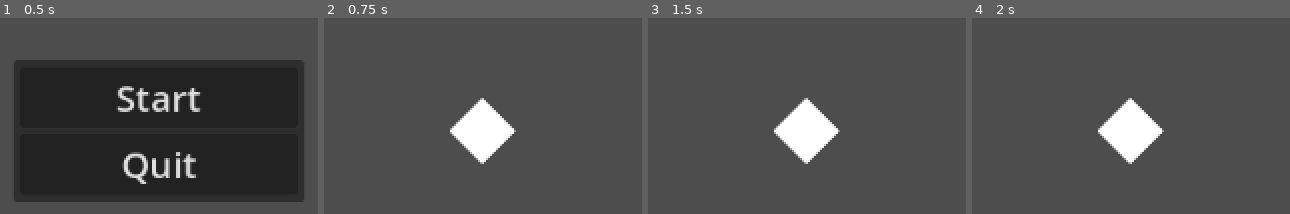
Above: before the commit, frames 1-4 (left to right).
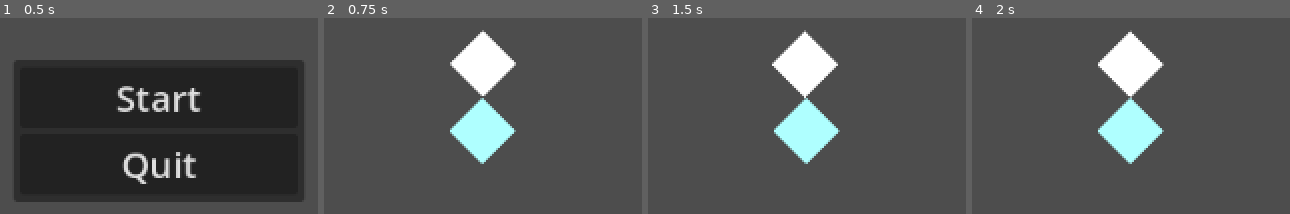
Above: after the commit, the same moments.

Repository: Hokome/GMTK-2024
Game: Godot game, scene res://ui/main_menu.tscn
The game is run twice, just before and just after one commit, with the same random seed, the same clock (stepped at 60 frames per second) and the same inputs.
Inputs:
- Up to frame 1 (0.5 s): no input
- Up to frame 2 (0.75 s): click "Start" at 0.5 s
- Up to frame 3 (1.5 s): tap Enter at 1.25 s; hold D (move_right) from 1.28 s (still down)
- Up to frame 4 (2 s): keep holding D (move_right)

Frame 1 is identical in both runs. In frame 2, 7.4% of the frame differs, in the area x 39-61%, y 6-75%; in frame 3, 7.4%; in frame 4, 7.4%.

Commit message:
Rough band member movement

Diff:
--- a/project.godot
+++ b/project.godot
@@ -18,6 +18,7 @@
 [autoload]
 
 game="*res://scripts/game.gd"
+hud="*res://ui/hud.tscn"
 
 [dotnet]
 
--- /dev/null
+++ b/scenes/band_member.tscn
@@ -0,0 +1,20 @@
+[gd_scene load_steps=4 format=3 uid="uid://boce5pptt2kbd"]
+
+[ext_resource type="Script" path="res://scripts/entity.gd" id="1_tbeal"]
+[ext_resource type="Script" path="res://scripts/band_member_controller.gd" id="2_w6x3n"]
+
+[sub_resource type="CircleShape2D" id="CircleShape2D_q2ble"]
+radius = 24.0
+
+[node name="entity" type="CharacterBody2D"]
+script = ExtResource("1_tbeal")
+speed = 95.0
+
+[node name="controller" type="Node" parent="."]
+script = ExtResource("2_w6x3n")
+
+[node name="placeholder" type="Polygon2D" parent="."]
+polygon = PackedVector2Array(0, -24, 24, 0, 0, 24, -24, 0)
+
+[node name="collider" type="CollisionShape2D" parent="."]
+shape = SubResource("CircleShape2D_q2ble")
--- a/scenes/player.tscn
+++ b/scenes/player.tscn
@@ -1,7 +1,8 @@
-[gd_scene load_steps=4 format=3 uid="uid://dx7ofru6ad8pa"]
+[gd_scene load_steps=5 format=3 uid="uid://dx7ofru6ad8pa"]
 
 [ext_resource type="Script" path="res://scripts/entity.gd" id="1_1qu3r"]
 [ext_resource type="Script" path="res://scripts/player_controller.gd" id="2_67k4m"]
+[ext_resource type="Script" path="res://scripts/band_leader.gd" id="3_7tko6"]
 
 [sub_resource type="CircleShape2D" id="CircleShape2D_chqqo"]
 radius = 24.0
@@ -11,13 +12,17 @@
 script = ExtResource("1_1qu3r")
 speed = 100.0
 
-[node name="player_controller" type="Node" parent="."]
+[node name="controller" type="Node" parent="."]
 script = ExtResource("2_67k4m")
 
+[node name="band_leader" type="Node" parent="."]
+script = ExtResource("3_7tko6")
+
 [node name="placeholder" type="Polygon2D" parent="."]
+color = Color(0.690196, 1, 1, 1)
 polygon = PackedVector2Array(0, -24, 24, 0, 0, 24, -24, 0)
 
 [node name="collider" type="CollisionShape2D" parent="."]
 shape = SubResource("CircleShape2D_chqqo")
 
-[node name="camera_2d" type="Camera2D" parent="."]
+[node name="camera" type="Camera2D" parent="."]
--- a/scripts/band_leader.gd
+++ b/scripts/band_leader.gd
@@ -3,3 +3,11 @@
 
 # May become child script instead of entity
 var band_members: Array[Entity]
+
+func _ready() -> void:
+	band_members = [get_parent()]
+
+func add_member(member: BandMemberController):
+	member.front_member = band_members.back()
+	get_parent().get_parent().add_child(member.get_parent())
+	band_members.append(member.entity)
--- a/scripts/band_member_controller.gd
+++ b/scripts/band_member_controller.gd
@@ -4,5 +4,9 @@
 var front_member: Entity
 @onready var entity: Entity = get_parent()
 
-func _physics_process(delta: float) -> void:
-	entity.movement_direction
+func _ready() -> void:
+	entity.position = front_member.position
+
+func _physics_process(_delta: float) -> void:
+	var direction := entity.position.direction_to(front_member.position)
+	entity.movement_direction = direction
--- a/scripts/game.gd
+++ b/scripts/game.gd
@@ -10,3 +10,8 @@
 	var player_scene := preload("res://scenes/player.tscn")
 	player = player_scene.instantiate()
 	add_child(player)
+
+	var member_scene := preload("res://scenes/band_member.tscn")
+	var member_entity: Entity = member_scene.instantiate()
+	var member: BandMemberController = member_entity.get_node("controller")
+	player.get_node("band_leader").add_member(member)
--- /dev/null
+++ b/ui/hud.gd
@@ -0,0 +1,2 @@
+extends CanvasLayer
+class_name HUD
--- /dev/null
+++ b/ui/hud.tscn
@@ -0,0 +1,6 @@
+[gd_scene load_steps=2 format=3 uid="uid://453m87ti7xku"]
+
+[ext_resource type="Script" path="res://ui/hud.gd" id="1_hyujy"]
+
+[node name="hud" type="CanvasLayer"]
+script = ExtResource("1_hyujy")
